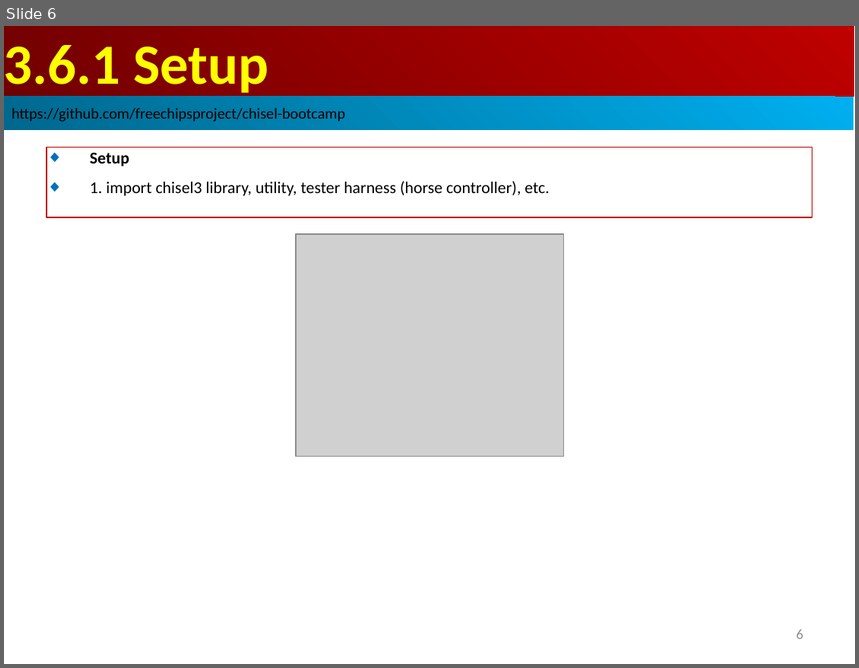
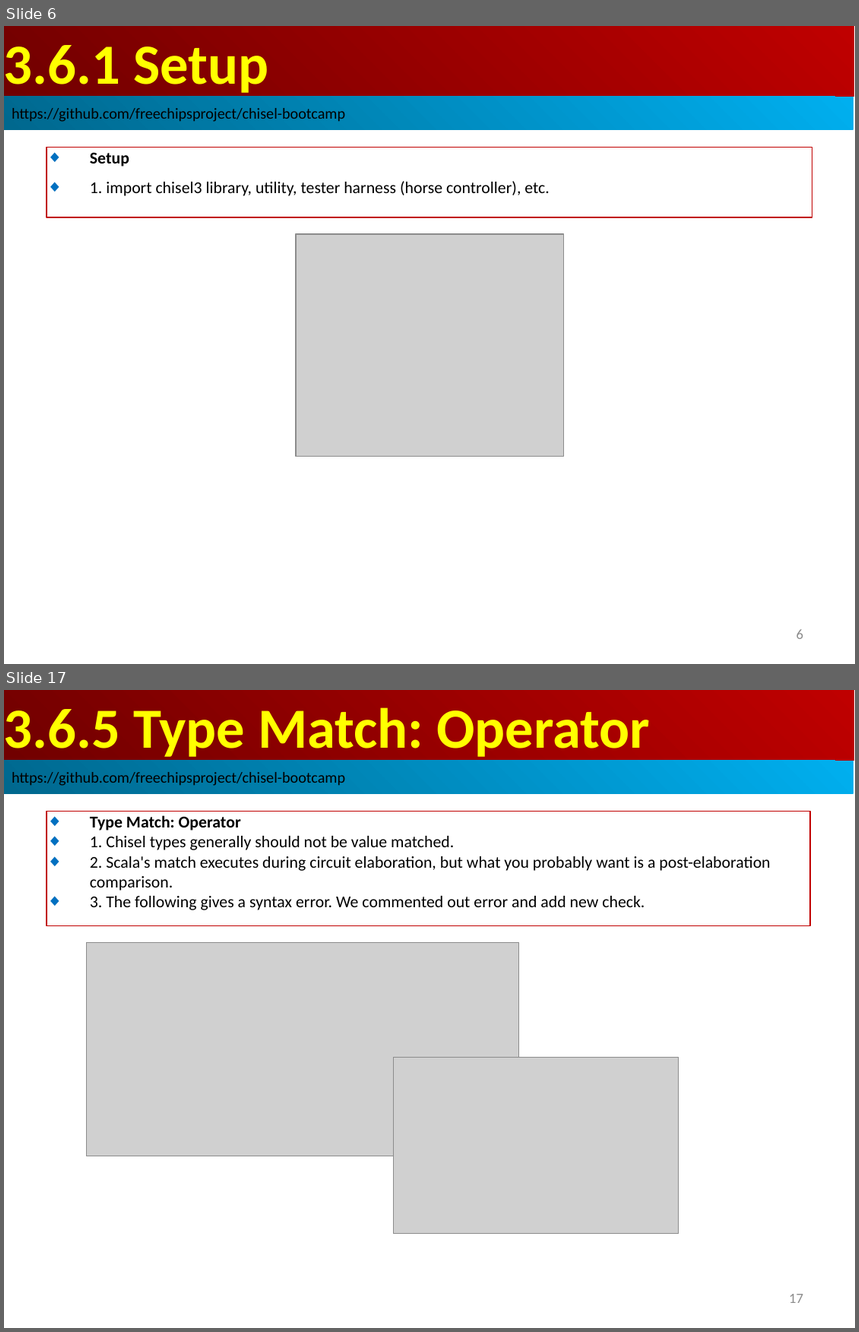
Before and after one commit to peterhchen/AIU_CS800_Chisel, a slide deck: 300_UCB_BC/003.6_Type/000_Video/003.6_Type.ppt. Shown one above the other, each under a label of ours: slide 6 before the commit, slides 6 and 17 after it; the slides between them are not shown. The pictures are 859x668 and 859x1332 pixels, drawn with LibreOffice and Linux fonts; fonts in the diff are those of the drawing; grey boxes stand for pictures. Boxes give left, top, right and bottom in pixels: in the first picture for what was removed or moved away, otherwise in the second. Text is boxed around its words. In the diff, an @@ line names an element or a change of style, - is before the commit and + after.

```diff
--- a/300_UCB_BC/003.6_Type/000_Video/003.6_Type.ppt
+++ b/300_UCB_BC/003.6_Type/000_Video/003.6_Type.ppt
@@ slide 17 added at (x1=4, y1=690, x2=855, y2=1328), background #FFFFFF @@
@@ rectangle added at (x1=4, y1=690, x2=854, y2=761), fill gradient #BF0000 to #710000, 48 pt, text #FFFF00, bold @@
+3.6.5 Type Match: Operator
@@ rectangle added at (x1=4, y1=761, x2=854, y2=794), fill gradient #00AFEF to #00688E, 13 pt, text #000000 @@
+https://github.com/freechipsproject/chisel-bootcamp
@@ rectangle added at (x1=47, y1=811, x2=810, y2=926), outline #C00000 0.74 pt, 14 pt, text #000000 @@
+◆ Type Match: Operator
+◆ 1. Chisel types generally should not be value matched.
+◆ 2. Scala's match executes during circuit elaboration, but what you probably want is a post-elaboration comparison.
+◆ 3. The following gives a syntax error. We commented out error and add new check.
@@ picture added at (x1=87, y1=943, x2=519, y2=1157) @@
@@ picture added at (x1=393, y1=1058, x2=678, y2=1234) @@
@@ page number added at (x1=789, y1=1294, x2=804, y2=1303), 12 pt, text #8B8B8B @@
+17
```
Also in this commit, not shown: 25 other slides added.
